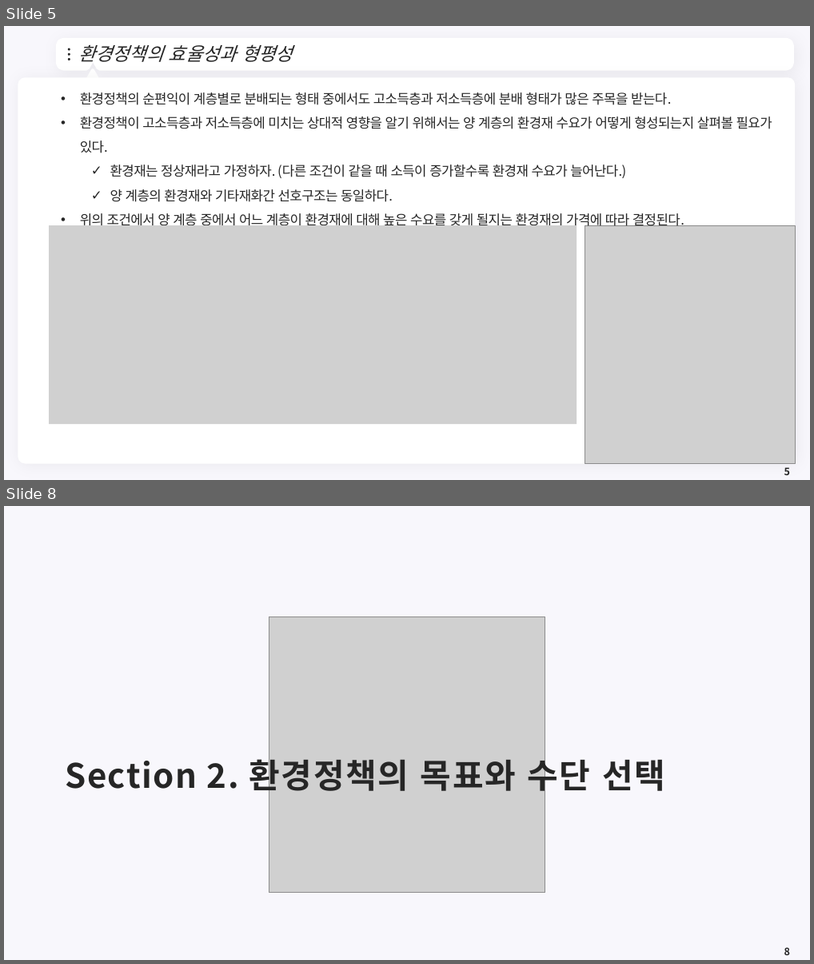
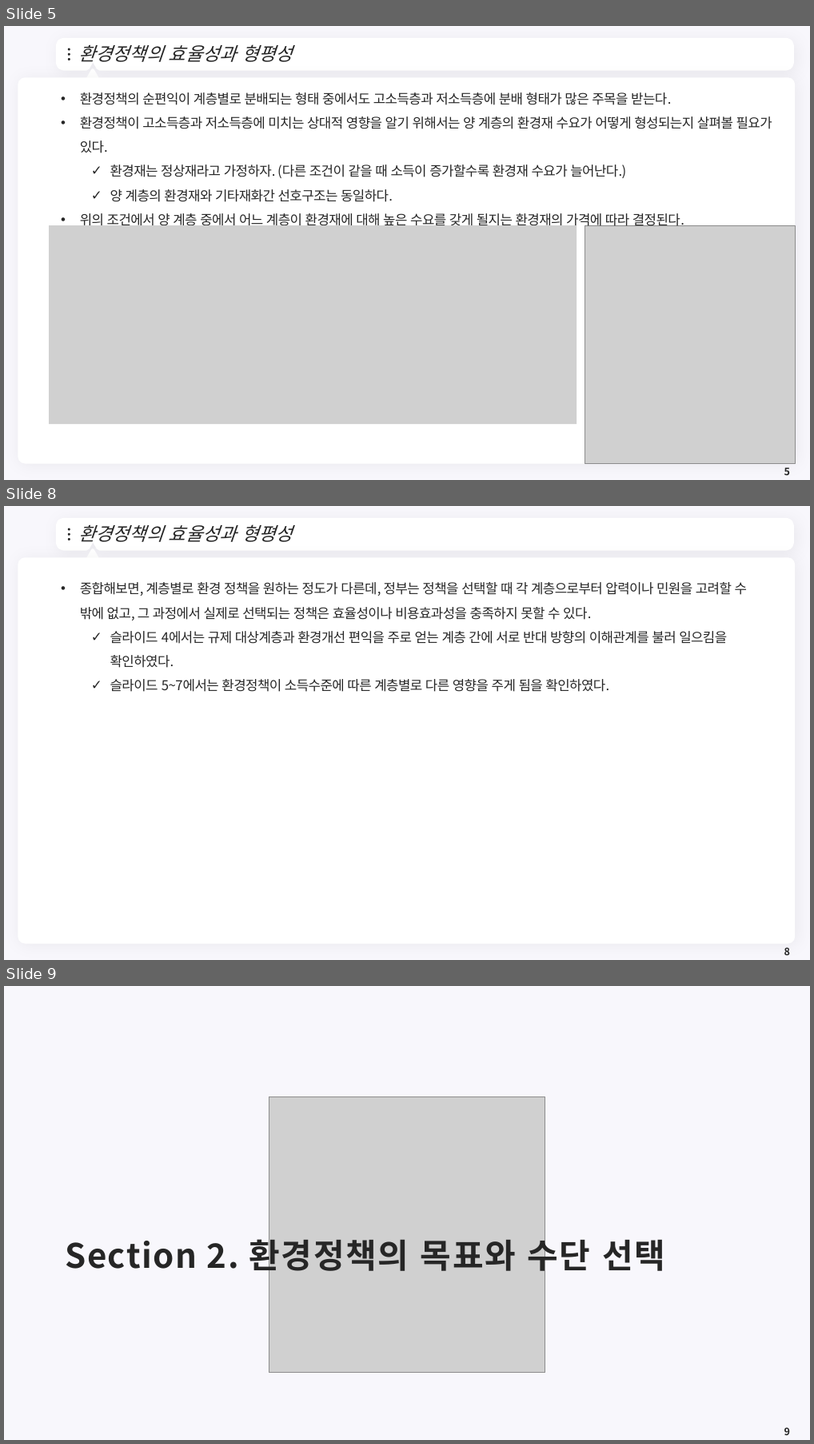
Before and after one commit to meandthey/Teaching, a slide deck: 환경경제학/2026-1/환경경제학_Chapter_10.pptx. Shown one above the other, each under a label of ours: slides 5 and 8 before the commit, slides 5, 8 and 9 after it; the slides between them are not shown. The pictures are 814x964 and 814x1444 pixels, drawn with LibreOffice and Linux fonts; fonts in the diff are those of the drawing; grey boxes stand for pictures; background and template pictures are left out. Boxes give left, top, right and bottom in pixels: in the first picture for what was removed or moved away, otherwise in the second. Text is boxed around its words. In the diff, an @@ line names an element or a change of style, - is before the commit and + after.

```diff
--- a/환경경제학/2026-1/환경경제학_Chapter_10.pptx
+++ b/환경경제학/2026-1/환경경제학_Chapter_10.pptx
@@ slide 8 added at [4,506,810,960], background #F8F7FC; not listed: 7 template elements that a slide beside it also shows @@
@@ title added at [78,524,293,542], 22 pt, text #262626, italic @@
+환경정책의 효율성과 형평성
@@ text added at [80,582,747,692], 16 pt, text #262626 @@
+• 종합해보면, 계층별로 환경 정책을 원하는 정도가 다른데, 정부는 정책을 선택할 때 각 계층으로부터 압력이나 민원을 고려할 수 밖에 없고, 그 과정에서 실제로 선택되는 정책은 효율성이나 비용효과성을 충족하지 못할 수 있다.
+  ✓ 슬라이드 4에서는 규제 대상계층과 환경개선 편익을 주로 얻는 계층 간에 서로 반대 방향의 이해관계를 불러 일으킴을 확인하였다.
+  ✓ 슬라이드 5~7에서는 환경정책이 소득수준에 따른 계층별로 다른 영향을 주게 됨을 확인하였다.
@@ page number added at [785,947,790,955], 12 pt, text #262626, bold @@
+8
@@ what was slide 8 is now slide 9 @@
```
Also in this commit, not shown: 6 slides changed, 1 other slide added, 5 other files.
